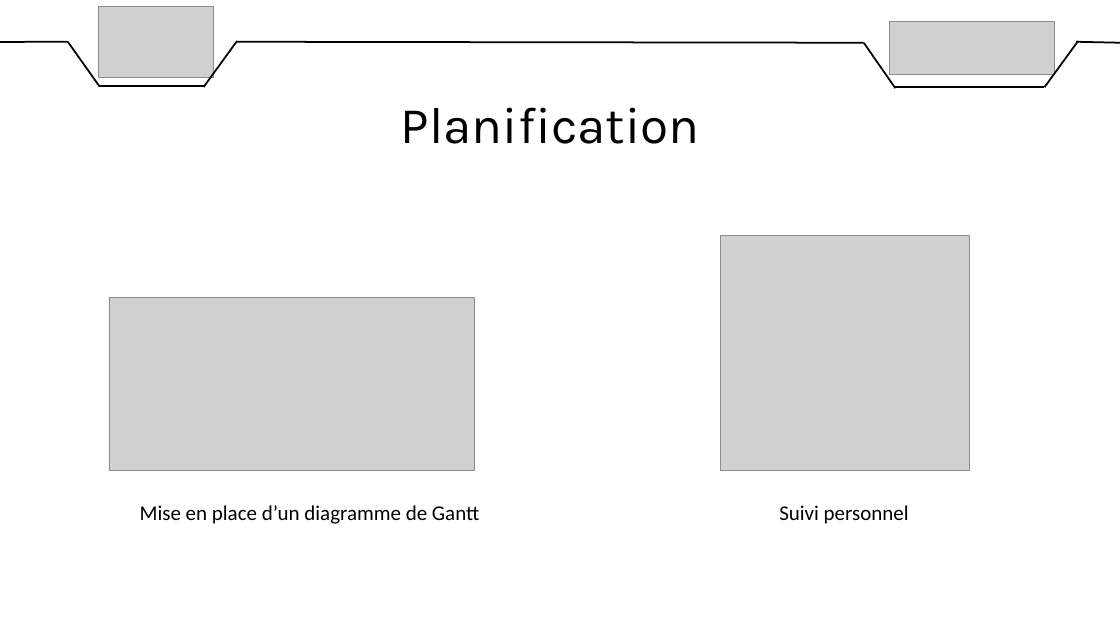
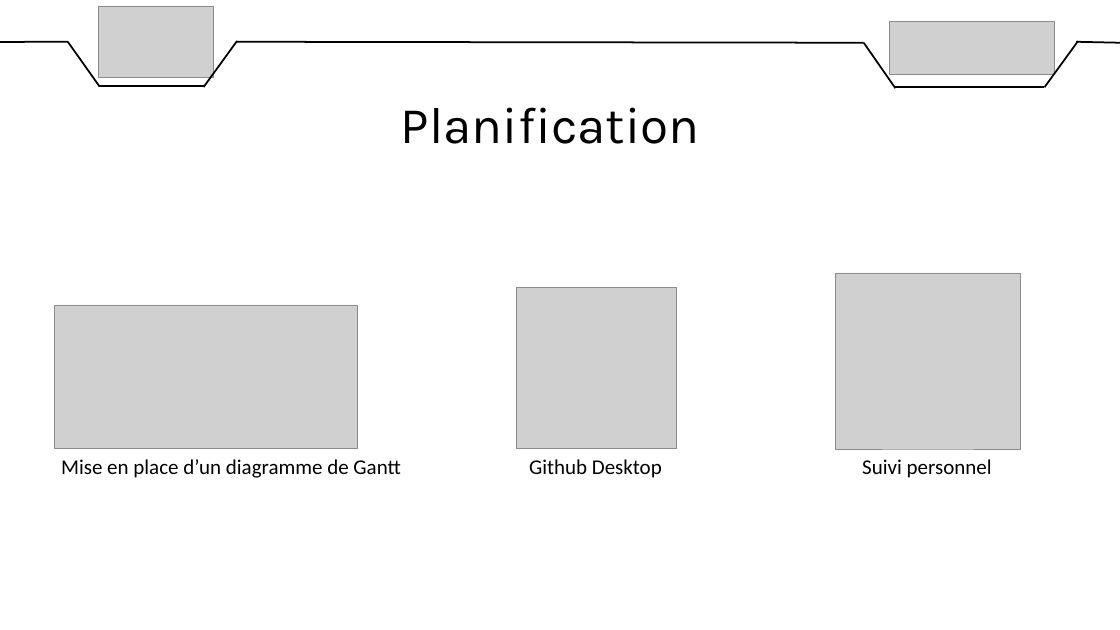
Before and after one commit to DylanChe/SupervisionSerre, a slide deck: slide 5 of oral_projet/revue_3/diaporama_revue_3_willy.pptx. Drawn at 1120x630 pixels with LibreOffice and Linux fonts; fonts in the diff are those of the drawing; grey boxes stand for pictures. Boxes give left, top, right and bottom in pixels: in the first picture for what was removed or moved away, otherwise in the second. Text is boxed around its words. In the diff, an @@ line names an element or a change of style, - is before the commit and + after.

```diff
--- a/oral_projet/revue_3/diaporama_revue_3_willy.pptx
+++ b/oral_projet/revue_3/diaporama_revue_3_willy.pptx
@@ picture added at (516, 288, 677, 450) @@
@@ picture: place and size @@
-picture at (721, 235, 970, 471)
+picture at (835, 274, 1021, 449)
@@ picture: place and size @@
-picture at (109, 297, 475, 471)
+picture at (55, 305, 358, 449)
@@ text "Mise en place d’un diagramme ...": place and size @@
-text "Mise en place d’un diagramme ..." at (140, 505, 479, 524)
+text "Mise en place d’un diagramme ..." at (61, 459, 400, 478)
@@ text "Suivi personnel": place and size @@
-text "Suivi personnel" at (779, 505, 909, 524)
+text "Suivi personnel" at (862, 459, 992, 478)
@@ text added at (529, 459, 662, 478), 18 pt, text #000000 @@
+Github Desktop
```
Also in this commit, not shown: 1 other slide changed, 3 other files.
